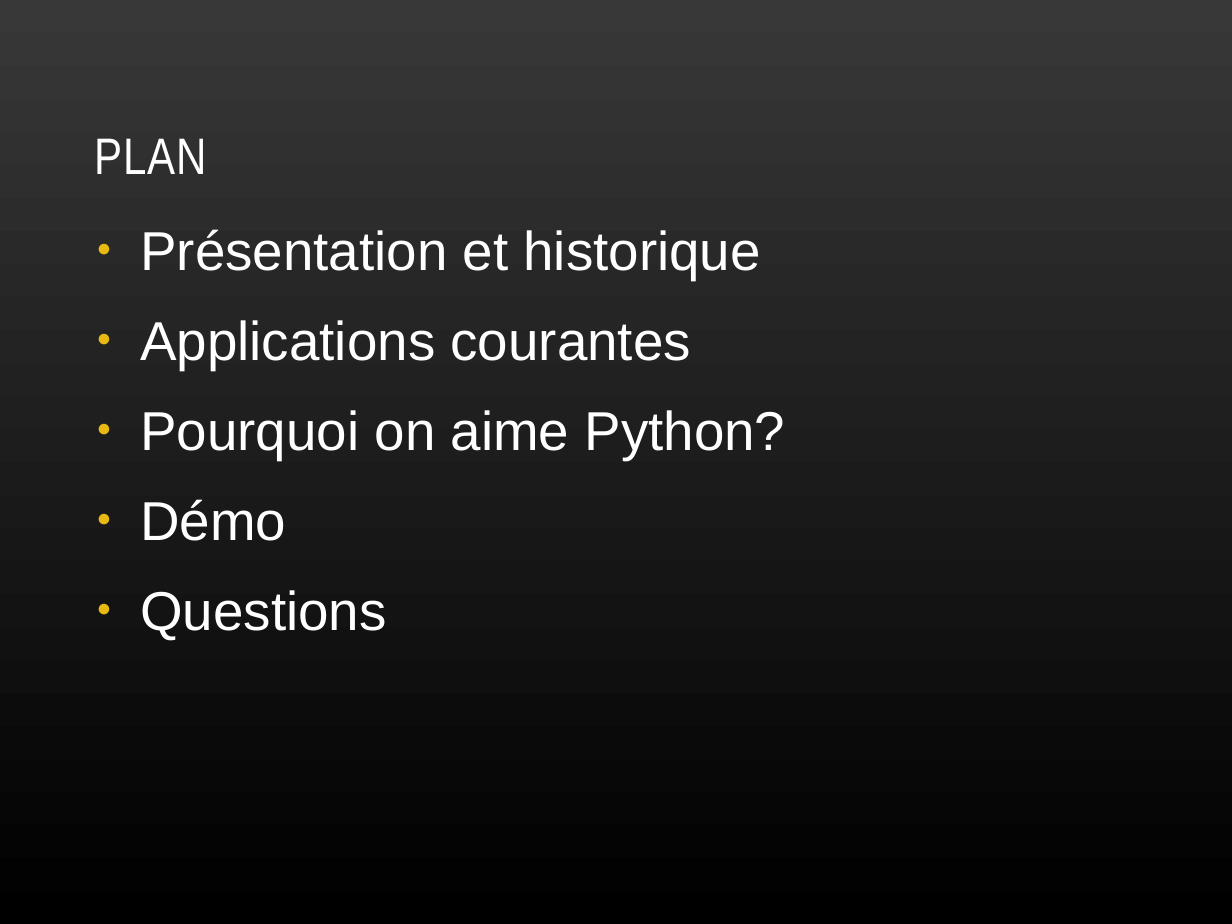
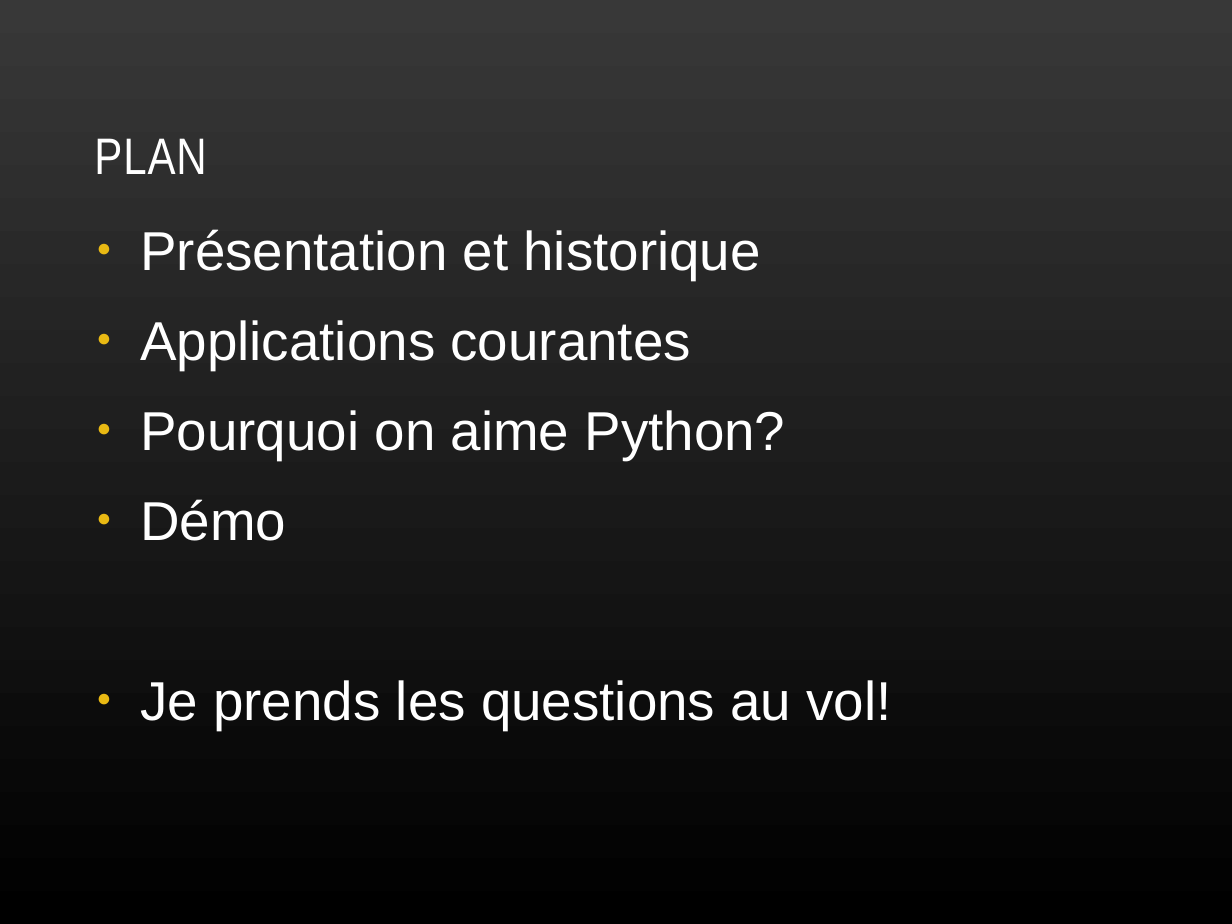
Before and after one commit to plafrance/netacad_python, a slide deck: slide 3 of python.odp. Drawn at 1232x924 pixels with LibreOffice and Linux fonts; fonts in the diff are those of the drawing. Boxes give left, top, right and bottom in pixels: in the first picture for what was removed or moved away, otherwise in the second. Text is boxed around its words. In the diff, an @@ line names an element or a change of style, - is before the commit and + after.

```diff
--- a/python.odp
+++ b/python.odp
@@ text at [140, 680, 892, 730]: text changed @@
-● Questions
+● Je prends les questions au vol!
```
Also in this commit, not shown: 1 slide added.
